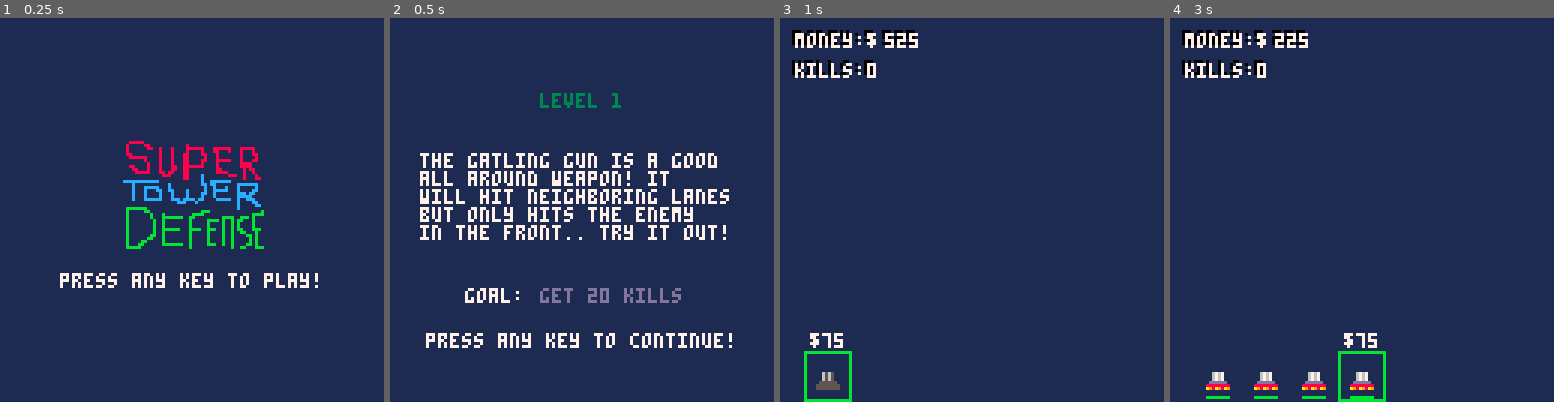
Above: before the commit, frames 1-4 (left to right).
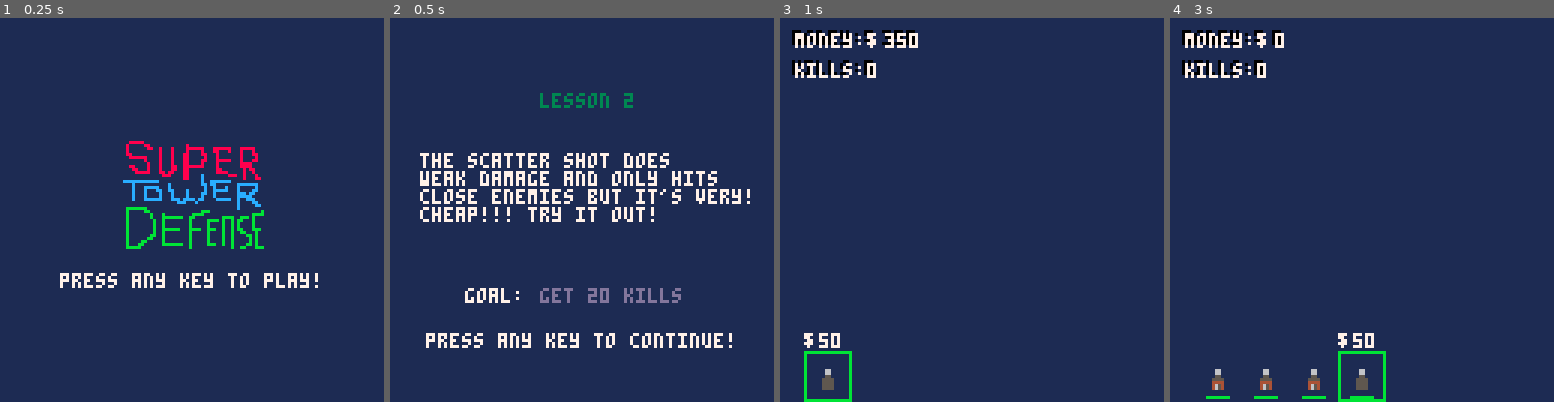
Above: after the commit, the same moments.

Repository: elennick/ggo25
Game: PICO-8 cartridge ggo25.p8
Two runs of this game, one before a commit and one after it. Both use one fixed random seed, a clock stepped at 60 frames per second and the inputs below.
Inputs:
- Up to frame 1 (0.25 s): no input
- Up to frame 2 (0.5 s): tap X (X key) at 0.33 s
- Up to frame 3 (1 s): tap O (Z key) at 0.7 s
- Up to frame 4 (3 s): tap X (X key) at 1.07, 1.85, 2.97 s; hold Right 1.6-2.1 s; tap O (Z key) every 0.4 s from 1.7 to 2.9 s; hold Up 2.15-2.42 s; hold Right from 2.47 s (still down)

Frame 1 is identical in both runs. In frame 2, 5.6% of the frame differs, in the area x 7-94%, y 19-58%; in frame 3, 0.5%; in frame 4, 1.4%.

Commit message:
added a lose screen

Diff:
--- a/ggo25.p8
+++ b/ggo25.p8
@@ -11,7 +11,7 @@
 //* destroy towers?
 
 debug = false
-start_lvl = 1
+start_lvl = 2
 tdelay = .3
 
 nmes = {} //enemies
@@ -68,6 +68,8 @@
     update_intro_screen()
   elseif game.curscreen == "game" then
     update_game_screen()
+  elseif game.curscreen == "lose" then
+    update_lose_screen()
   else
     //win screen
   end
@@ -89,17 +91,31 @@
   end
 end
 
+function update_lose_screen()
+  if btnp() > 0 and game.sec > tdelay then
+    load_level()
+    game.curscreen = "game"
+    game.frm = 0
+    game.sec = 0
+  end
+end
+
 function update_game_screen()
   game.fsls += 1
   if game.fsls > game.sr then
-  		for i=1,game.sn do
-    		create_nme()
-    end
+    spawn_enemies()
     game.fsls = 0
   end
 
+  fire_towers()
   move_enemies()
-  fire_towers()
+
+  //check if any enemies are at the bottom
+  for i,e in ipairs(nmes) do
+    if e.y > 120 then
+      show_screen("lose")
+    end
+  end
 
   //clean up any hit animations that are done
   for i,h in ipairs(hits) do
@@ -148,6 +164,8 @@
     draw_intro_screen()
   elseif game.curscreen == "game" then
     draw_game_screen()
+  elseif game.curscreen == "lose" then
+    draw_lose_screen()
   else
     draw_win_screen()
   end
@@ -174,6 +192,34 @@
       print(e.hp, ex, e.y + 8, 7)
     end
   end
+
+  //draw towers
+  for i=1,#twrs do
+  		local t = twrs[i]
+  		local i
+  		if t.firing == false then
+  		  i = t.type.i
+  		else
+  		  i = t.type.i + 1
+  		end
+  		spr(i, (t.lane * 16) - 4, 116)
+	   t.type.drawmore(t)
+
+	   //draw ammo timer
+	   local x1 = (t.lane * 16) - 4
+	   local am = t.ammo / t.type.ammo
+	   local x2 = x1 + (7 * am)
+
+    local clr
+	   if am >= .5 then
+	     clr = 11
+	   elseif am < .5 and am > .2 then
+	     clr = 10
+	   else
+	     clr = 8
+	   end
+	   line(x1, 126, x2, 126, clr)
+	 end
 
   //draw cursor
   rect((cpos * 16) + 8, 111, (cpos * 16) + 23, 127, 11)
@@ -191,36 +237,8 @@
 		  tcost = ttypes["scatter"].cost
 		end
 		spr(tsi, (cpos * 16) + 12, 116)
-  print("$", (cpos * 16) + 10, 105, 7)
-  print(tcost, (cpos * 16) + 14, 105, 7)
-
-  //draw towers
-  for i=1,#twrs do
-  		local t = twrs[i]
-  		local i
-  		if t.firing == false then
-  		  i = t.type.i
-  		else
-  		  i = t.type.i + 1
-  		end
-  		spr(i, (t.lane * 16) - 4, 116)
-	   t.type.drawmore(t)
-
-	   //draw ammo timer
-	   local x1 = (t.lane * 16) - 4
-	   local am = t.ammo / t.type.ammo
-	   local x2 = x1 + (7 * am)
-
-    local clr
-	   if am >= .5 then
-	     clr = 11
-	   elseif am < .5 and am > .2 then
-	     clr = 10
-	   else
-	     clr = 8
-	   end
-	   line(x1, 126, x2, 126, clr)
-	 end
+  print("$", (cpos * 16) + 8, 105, 7)
+  print(tcost, (cpos * 16) + 13, 105, 7)
 
 	 //draw hits
 	 for i=1,#hits do
@@ -268,6 +286,11 @@
   print("press any key to play!", 20, 85, 7)
 end
 
+function draw_lose_screen()
+  print("you lost!", 35, 45, 7)
+  print("press any key to retry!", 10, 70, 7)
+end
+
 function draw_win_screen()
   print("you won!", 10, 45, 7)
 end
@@ -281,15 +304,15 @@
   t1.hp = 500
   t1.ftm = 100
   t1.i = 1
-  t1.value = 50
+  t1.value = 100
   etypes[t1.name] = t1
 
   local t2 = {}
   t2.name = "buggy"
-  t2.hp = 15
-  t2.ftm = 7
+  t2.hp = 4
+  t2.ftm = 5
   t2.i = 3
-  t2.value = 5
+  t2.value = 25
   etypes[t2.name] = t2
 
   local t3 = {}
@@ -297,7 +320,7 @@
   t3.hp = 75
   t3.ftm = 55
   t3.i = 5
-  t3.value = 25
+  t3.value = 50
   etypes[t3.name] = t3
 
   local t4 = {}
@@ -320,7 +343,7 @@
   t1.dmg = 10
   t1.rof = 30 //frames, lower is better
   t1.ammo = 50
-  t1.cost = 75
+  t1.cost = 200
   t1.deal_damage = function(twr)
 				local cn = {}
     for i, e in ipairs(nmes) do
@@ -430,11 +453,11 @@
 function init_levels()
   local l1 = {}
   l1.num = 1
-  l1.money = 525
+  l1.money = 1400
   l1.nmes = { "mech", "droid" }
   l1.twrs = { "gatling" }
-  l1.name = "level 1"
-  l1.desc = "the gatling gun is a good\nall around weapon! it\nwill hit neighboring lanes\nbut only hits the enemy\nin the front.. try it out!"
+  l1.name = "lesson 1"
+  l1.desc = "the gatling gun is a great\nall around weapon! it\nwill hit neighboring lanes\nbut only hits the enemy\nin the front.. try it out!"
   l1.ssr = 120  //starting spawn rate in frames
   l1.ssn = 6    //starting spawn num of nmes
   l1.goal = "get 20 kills"
@@ -448,8 +471,8 @@
   l2.money = 350
   l2.nmes = { "buggy" }
   l2.twrs = { "scatter" }
-  l2.name = "level 2"
-  l2.desc = "the scatter shot does\nweak damage and only hits\nclose enemies but it fires\nfast!!! try it out!"
+  l2.name = "lesson 2"
+  l2.desc = "the scatter shot does\nweak damage and only hits\nclose enemies but it's very!\ncheap!!! try it out!"
   l2.ssr = 120
   l2.ssn = 5
   l2.goal = "get 20 kills"
@@ -463,8 +486,8 @@
   l3.money = 700
   l3.nmes = { "tank" }
   l3.twrs = { "laser" }
-  l3.name = "level 3"
-  l3.desc = "the laser is expensive\nand fires slow but it does\nmega damage! try it out!"
+  l3.name = "lesson 3"
+  l3.desc = "the laser fires very\nslow but it does\nmega damage! try it out!"
   l3.ssr = 240
   l3.ssn = 3
   l3.goal = "get 5 kills"
@@ -478,7 +501,7 @@
   l4.money = 1000
   l4.nmes = { "droid", "buggy", "mech" }
   l4.twrs = { "gatling", "scatter" }
-  l4.name = "level 4"
+  l4.name = "lesson 4"
   l4.desc = "you can choose what tower\nto place using the ⬆️\nand ⬇️ keys. try it out!"
   l4.ssr = 180
   l4.ssn = 5
@@ -491,9 +514,9 @@
   local l5 = {}
   l5.num = 5
   l5.money = 250
-  l5.nmes = { "droid", "buggy", "mech", "tank" }
+  l5.nmes = { "droid", "buggy", "mech" }
   l5.twrs = { "gatling", "scatter", "laser" }
-  l5.name = "level 5"
+  l5.name = "lesson 5"
   l5.desc = "you have to spend money\nto make money! every\ntower costs to build and\nhas limited ammo but\nevery kill earns you $$$!"
   l5.ssr = 240
   l5.ssn = 5
@@ -502,6 +525,30 @@
     return game.money >= 1000
   end
   add(lvls, l5)
+
+  local l6 = {}
+  l6.num = 6
+  l6.money = 250
+  l6.nmes = { "droid", "buggy", "mech", "laser" }
+  l6.twrs = { "gatling", "scatter", "laser" }
+  l6.name = "challenge 1"
+  l6.desc = "your first real challenge!\nyou have access to all\ntowers and all enemies\nwill be gunning for you!"
+  l6.ssr = 240
+  l6.ssn = 5
+  l6.goal = "survive 2 minutes!"
+  l6.fc = function(game)
+    return game.sec >= 120
+  end
+  l6.slogic = function(game)
+    create_nme(1,"buggy")
+    create_nme(2,"droid")
+    create_nme(3,"mech")
+    create_nme(4,"tank")
+    create_nme(5,"mech")
+    create_nme(6,"droid")
+    create_nme(7,"buggy")
+  end
+  add(lvls, l6)
 end
 -->8
 //misc functions
@@ -531,7 +578,11 @@
   twrs = {}
   hits = {}
   reset_level()
-  game.curlvl = lvls[l]
+
+  if l != nil then
+    game.curlvl = lvls[l]
+  end
+
   csel = 1
   cpos = 0
   game.sr = game.curlvl.ssr
@@ -549,12 +600,18 @@
   return values[flr(rnd(#values)) + 1]
 end
 
-function create_nme(lane)
+function create_nme(lane, nme_type)
   if lane == nil then
     lane = flr(rnd(7)) + 1
   end
 
-  local t = get_random_etype()
+  local t
+  if nme_type == nil then
+    t = get_random_etype()
+  else
+    t = etypes[nme_type]
+  end
+
   local e = {}
   e.lane = lane
   e.hp = t.hp
@@ -568,17 +625,20 @@
 end
 
 function create_twr(lane, tt)
+  if game.money < ttypes[tt].cost then
+    return
+  end
+
+  //delete any tower already in this spot
   for i=1,#twrs do
     local t = twrs[i]
     if t.lane == lane then
-      return
-    end
-  end
-
-  if game.money < ttypes[tt].cost then
-    return
-  end
-
+      del(twrs, t)
+      break
+    end
+  end
+
+  //create new tower
   local t = {}
   t.type = ttypes[tt]
   t.lane = lane
@@ -632,6 +692,16 @@
 
   e.hp -= d
   check_nme_death(e)
+end
+
+function spawn_enemies()
+  if game.curlvl.slogic == nil then
+  		for i=1,game.sn do
+  		  create_nme()
+    end
+  else
+    game.curlvl.slogic(game)
+  end
 end
 __gfx__
 00000000000000000000000000000898000088980000004000000400000000000000000000000000000000000000000000000000000000000000000000000000
